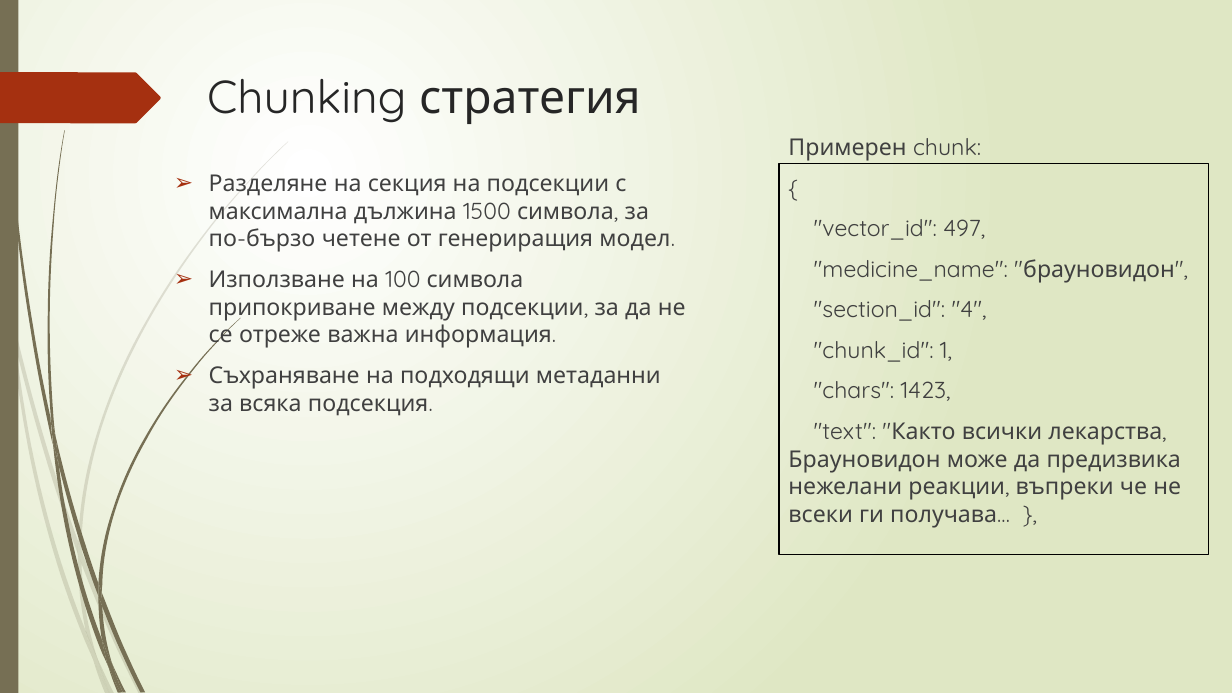
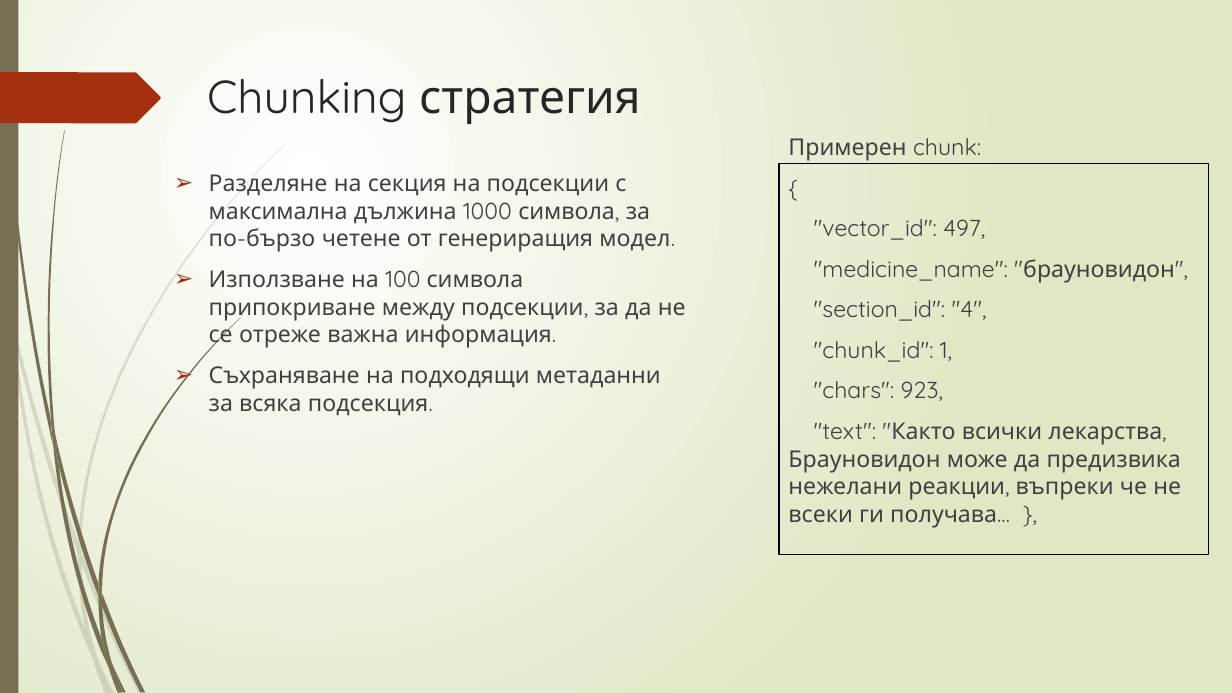
Before and after one commit to Samuil12/project_RAG, a slide deck: slide 8 of rag_presentation.pptx. Drawn at 1232x693 pixels with LibreOffice and Linux fonts; fonts in the diff are those of the drawing. Boxes give left, top, right and bottom in pixels: in the first picture for what was removed or moved away, otherwise in the second. Text is boxed around its words. In the diff, an @@ line names an element or a change of style, - is before the commit and + after.

Commit message:
presentation change

```diff
--- a/rag_presentation.pptx
+++ b/rag_presentation.pptx
@@ text at (209,174,670,252): text changed @@
-➢ Разделяне на секция на подсекции с максимална дължина 1500 символа, за по-бързо четене от генериращия модел.
+➢ Разделяне на секция на подсекции с максимална дължина 1000 символа, за по-бързо четене от генериращия модел.
@@ text at (814,381,943,401): text changed @@
-"chars": 1423,
+"chars": 923,
```
Also in this commit, not shown: 1 slide added, 1 slide removed.
